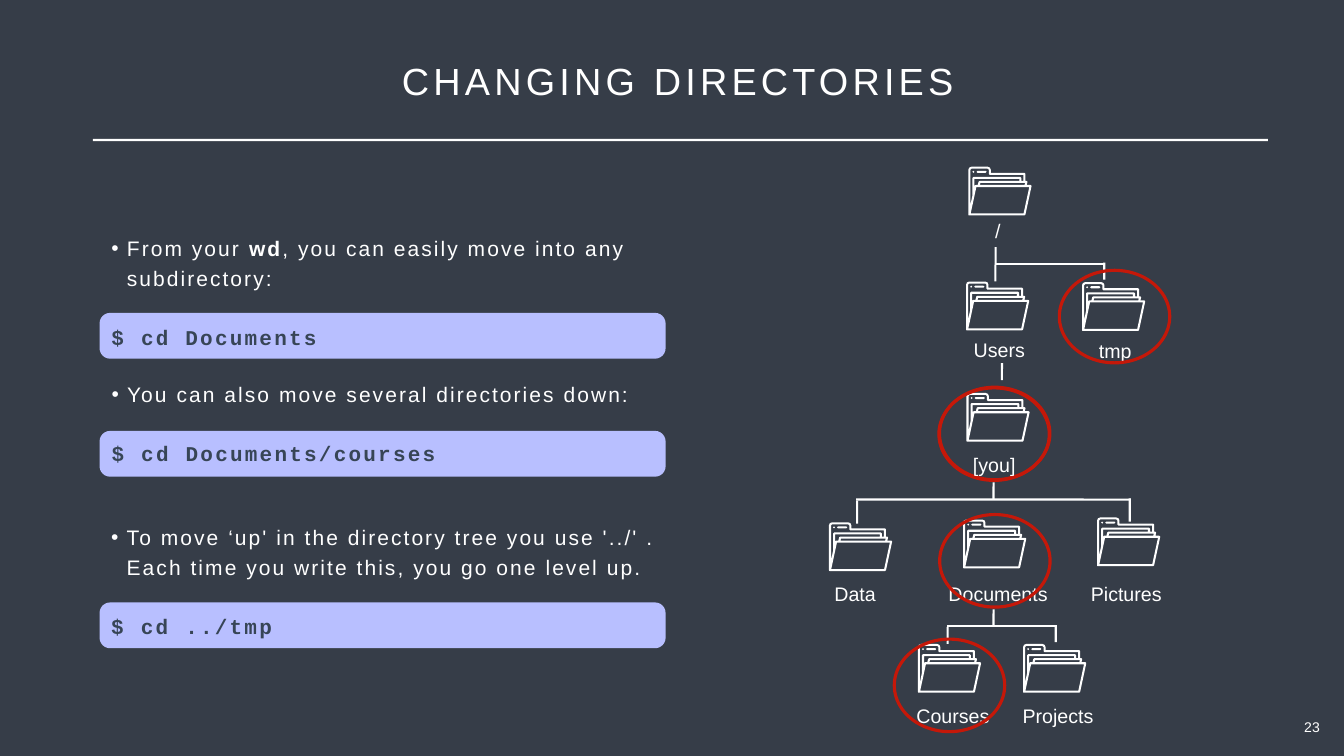
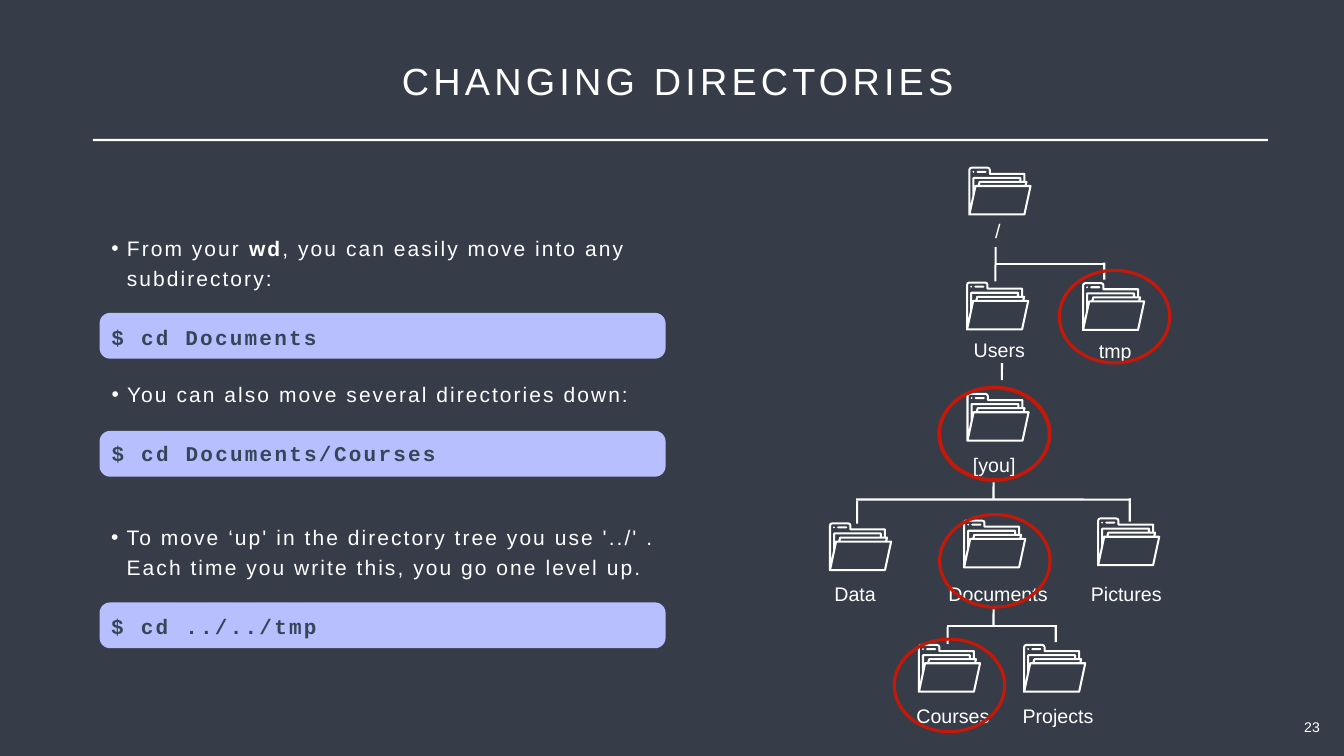
Before and after one commit to Center-for-Health-Data-Science/Just-Bash-It, a slide deck: slide 23 of Teachers/Just_Bash_It_Slideshow.pptx (slide 21 before the commit). Drawn at 1344x756 pixels with LibreOffice and Linux fonts; fonts in the diff are those of the drawing. Boxes give left, top, right and bottom in pixels: in the first picture for what was removed or moved away, otherwise in the second. Text is boxed around its words. In the diff, an @@ line names an element or a change of style, - is before the commit and + after.

```diff
--- a/Teachers/Just_Bash_It_Slideshow.pptx
+++ b/Teachers/Just_Bash_It_Slideshow.pptx
@@ text at <box>141,446,436,461</box>: text changed @@
-$ cd Documents/courses
+$ cd Documents/Courses
@@ text at <box>141,619,316,639</box>: text changed @@
-$ cd ../tmp
+$ cd ../../tmp
```
Also in this commit, not shown: 8 other slides changed, 2 slides added, 3 slides removed.
